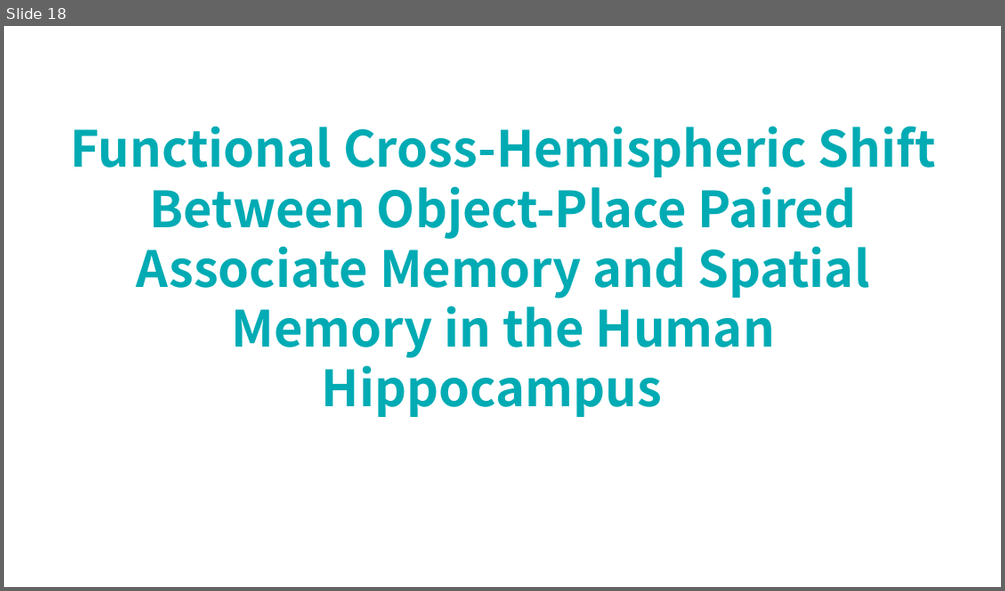
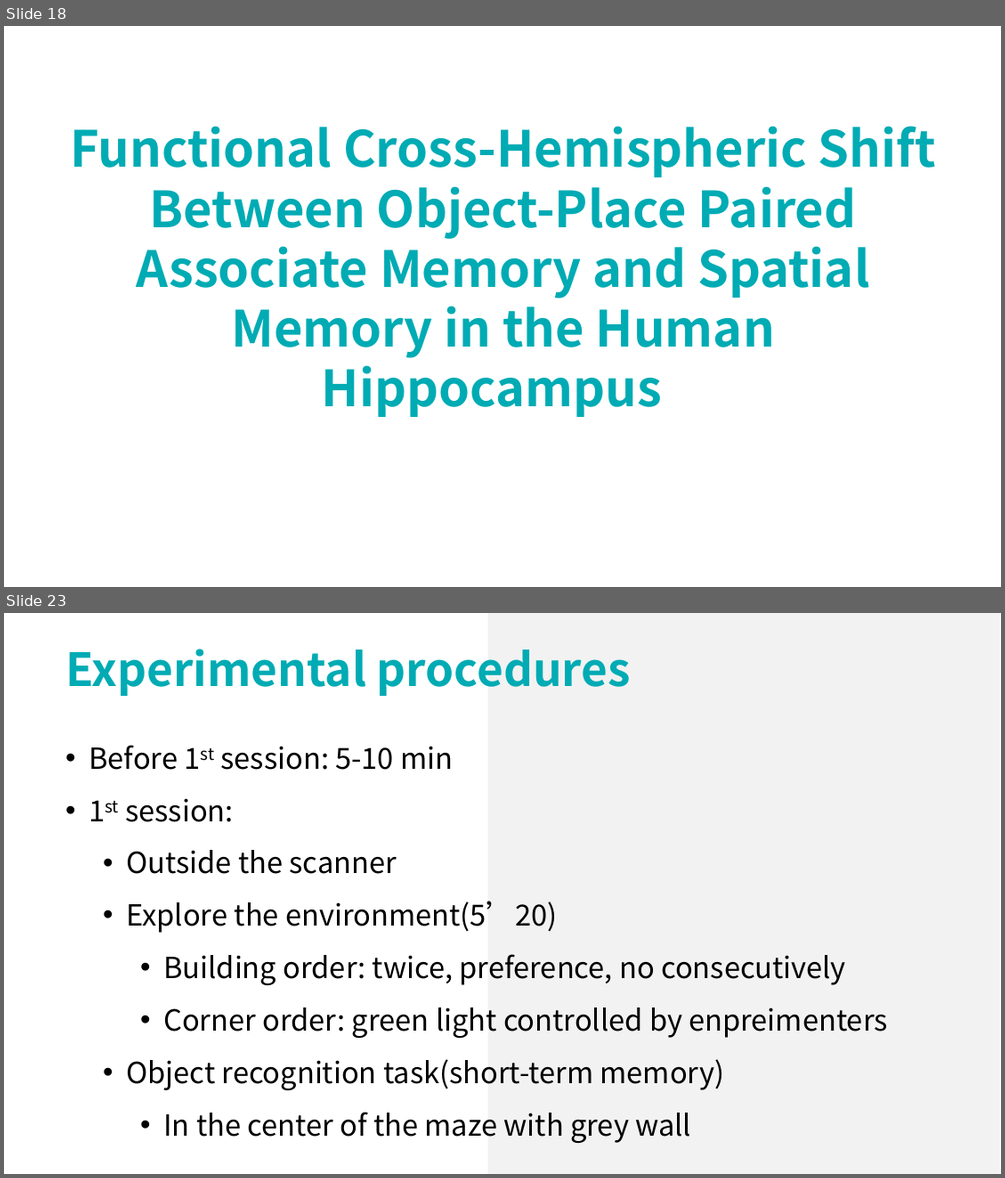
Before and after one commit to lsyoath/sheepy, a slide deck: Event/Lateralization.pptx. Shown one above the other, each under a label of ours: slide 18 before the commit, slides 18 and 23 after it; the slides between them are not shown. The pictures are 1005x591 and 1005x1178 pixels, drawn with LibreOffice and Linux fonts; fonts in the diff are those of the drawing. Boxes give left, top, right and bottom in pixels: in the first picture for what was removed or moved away, otherwise in the second. Text is boxed around its words. In the diff, an @@ line names an element or a change of style, - is before the commit and + after.

```diff
--- a/Event/Lateralization.pptx
+++ b/Event/Lateralization.pptx
@@ slide 23 added at box(4, 613, 1001, 1174), background #FFFFFF @@
@@ rectangle added at box(488, 613, 1000, 1174), fill #F2F2F2 @@
@@ text added at box(65, 649, 631, 696), 44 pt, text #00ABB4, bold @@
+Experimental procedures
@@ text added at box(89, 745, 887, 1143), 28 pt, text #000000 @@
+• Before 1st session: 5-10 min
+• 1st session:
+  • Outside the scanner
+  • Explore the environment(5’20)
+    • Building order: twice, preference, no consecutively
+    • Corner order: green light controlled by enpreimenters
+  • Object recognition task(short-term memory)
+    • In the center of the maze with grey wall
```
Also in this commit, not shown: 1 slide changed, 21 other slides added, 10 slides removed.
